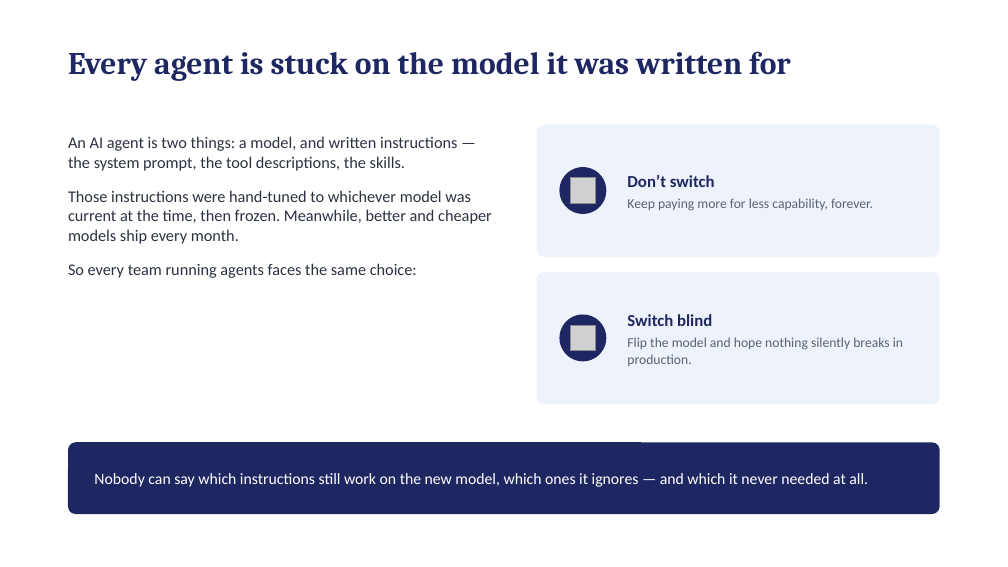
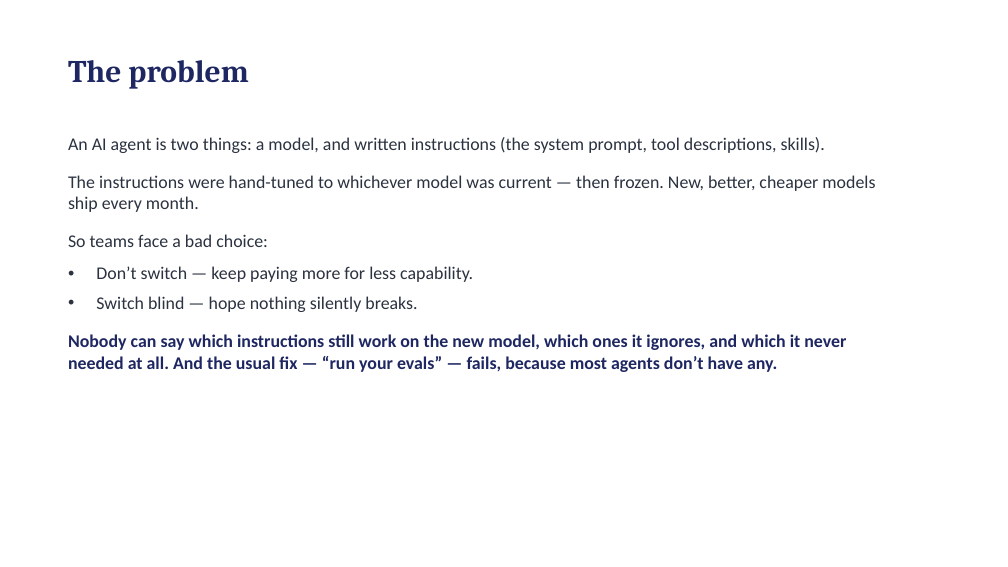
Before and after one commit to internet-zero/hypergeometric-ai, a slide deck: slide 2 of pitch-deck.pptx. Drawn at 1008x567 pixels with LibreOffice and Linux fonts; fonts in the diff are those of the drawing; grey boxes stand for pictures. Boxes give left, top, right and bottom in pixels: in the first picture for what was removed or moved away, otherwise in the second. Text is boxed around its words. In the diff, an @@ line names an element or a change of style, - is before the commit and + after.

Commit message:
Simplify pitch deck to six plain text slides

```diff
--- a/pitch-deck.pptx
+++ b/pitch-deck.pptx
@@ text at (68,60,248,89): text changed @@
-Every agent is stuck on the model it was written for
+The problem
@@ text at (68,137,875,372): text changed; size 15.5 to 17 pt @@
-An AI agent is two things: a model, and written instructions — the system prompt, the tool descriptions, the skills.
-Those instructions were hand-tuned to whichever model was current at the time, then frozen. Meanwhile, better and cheaper models ship every month.
-So every team running agents faces the same choice:
+An AI agent is two things: a model, and written instructions (the system prompt, tool descriptions, skills).
+The instructions were hand-tuned to whichever model was current — then frozen. New, better, cheaper models ship every month.
+So teams face a bad choice:
+• Don’t switch — keep paying more for less capability.
+• Switch blind — hope nothing silently breaks.
+Nobody can say which instructions still work on the new model, which ones it ignores, and which it never needed at all. And the usual fix — “run your evals” — fails, because most agents don’t have any.
@@ rounded rectangle removed at (537,125,940,257) @@
@@ ellipse removed at (560,167,606,214) @@
@@ picture removed at (570,178,596,203) @@
@@ text removed at (627,175,873,211) @@
-Don’t switch
-Keep paying more for less capability, forever.
@@ rounded rectangle removed at (537,272,940,405) @@
@@ ellipse removed at (560,315,606,361) @@
@@ picture removed at (570,325,596,351) @@
@@ text removed at (627,314,903,366) @@
-Switch blind
-Flip the model and hope nothing silently breaks in production.
@@ rounded rectangle removed at (68,442,940,514) @@
@@ text removed at (94,473,868,487) @@
-Nobody can say which instructions still work on the new model, which ones it ignores — and which it never needed at all.
```
Also in this commit, not shown: 4 other slides changed, 1 slide added, 4 slides removed.
